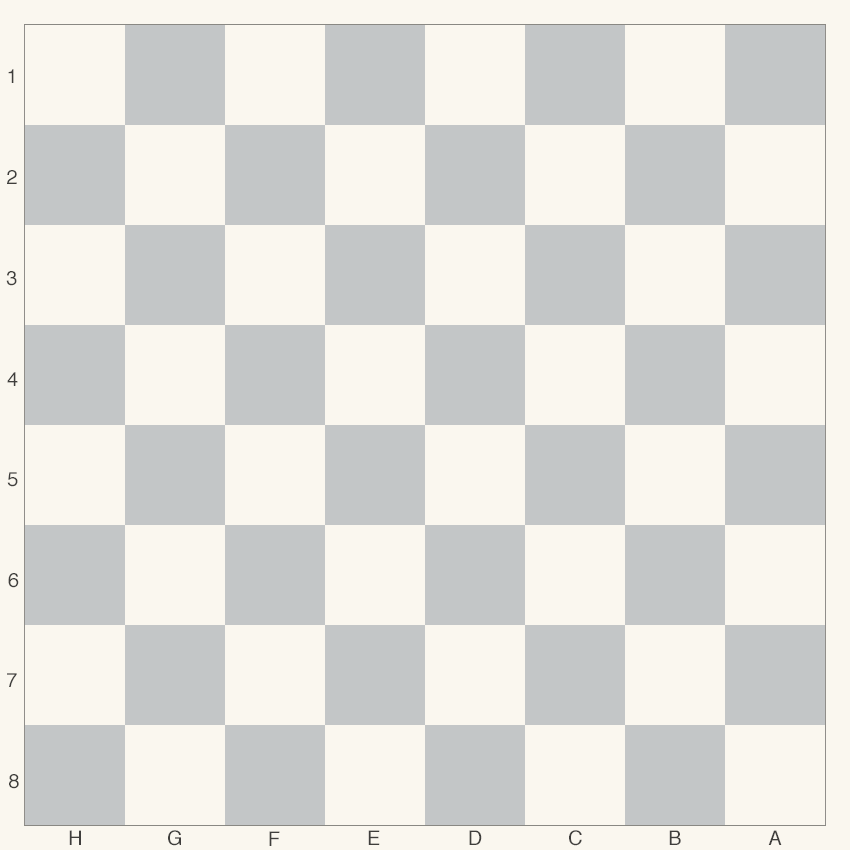
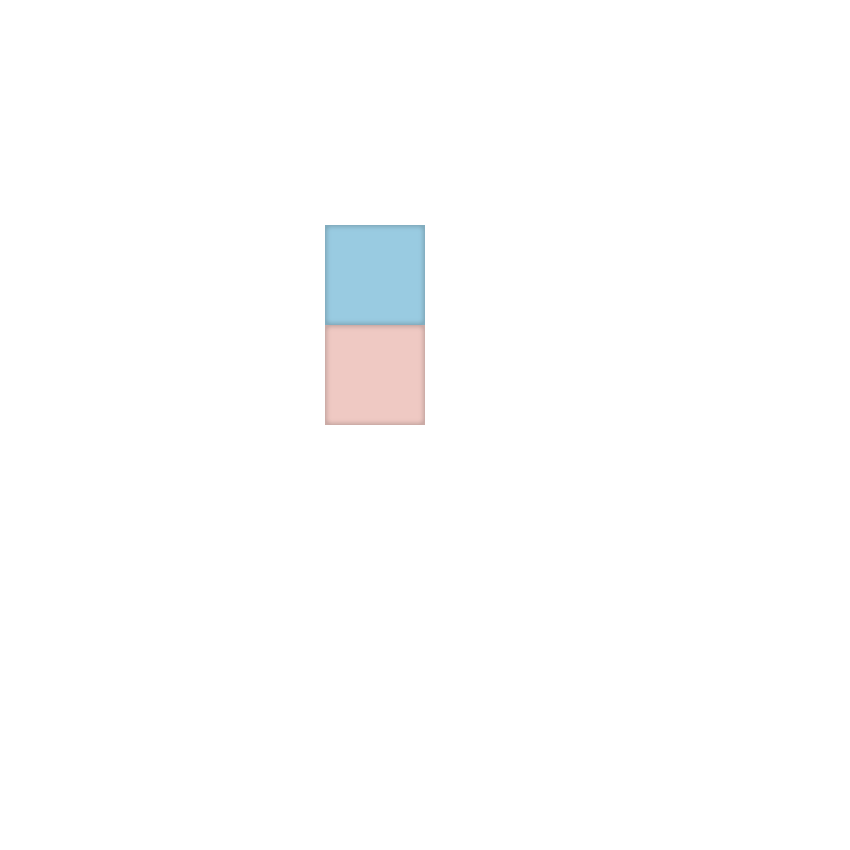
Layered file, before and after one edit (850x850). Changes by layer:
added layer "PossibleMove" above "Selected" over [left=325, top=225, right=425, bottom=325]
added layer "Selected" above "black" over [left=325, top=325, right=425, bottom=425]
hid group "black" (1st of 2) (8 layers) over [left=69, top=830, right=782, bottom=846]
hid group "black" (2nd of 2) (8 layers) over [left=6, top=69, right=19, bottom=789]
hid "white" (3rd of 3) over [left=25, top=25, right=825, bottom=825]
renamed "Rectangle 5" to "Outline", hid it over [left=24, top=25, right=826, bottom=825]
hid "Layer 2" over [left=0, top=0, right=850, bottom=850]
